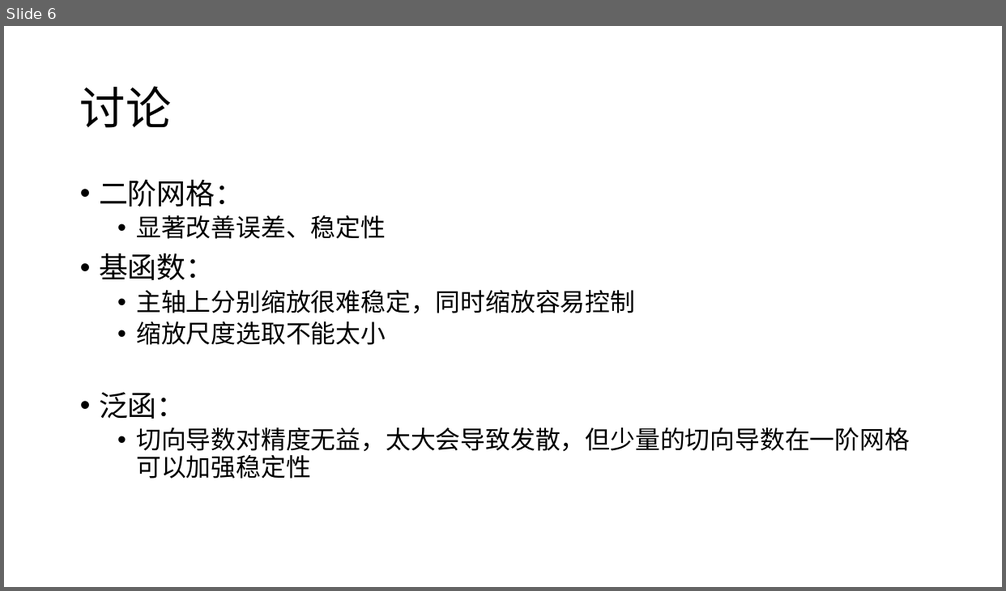
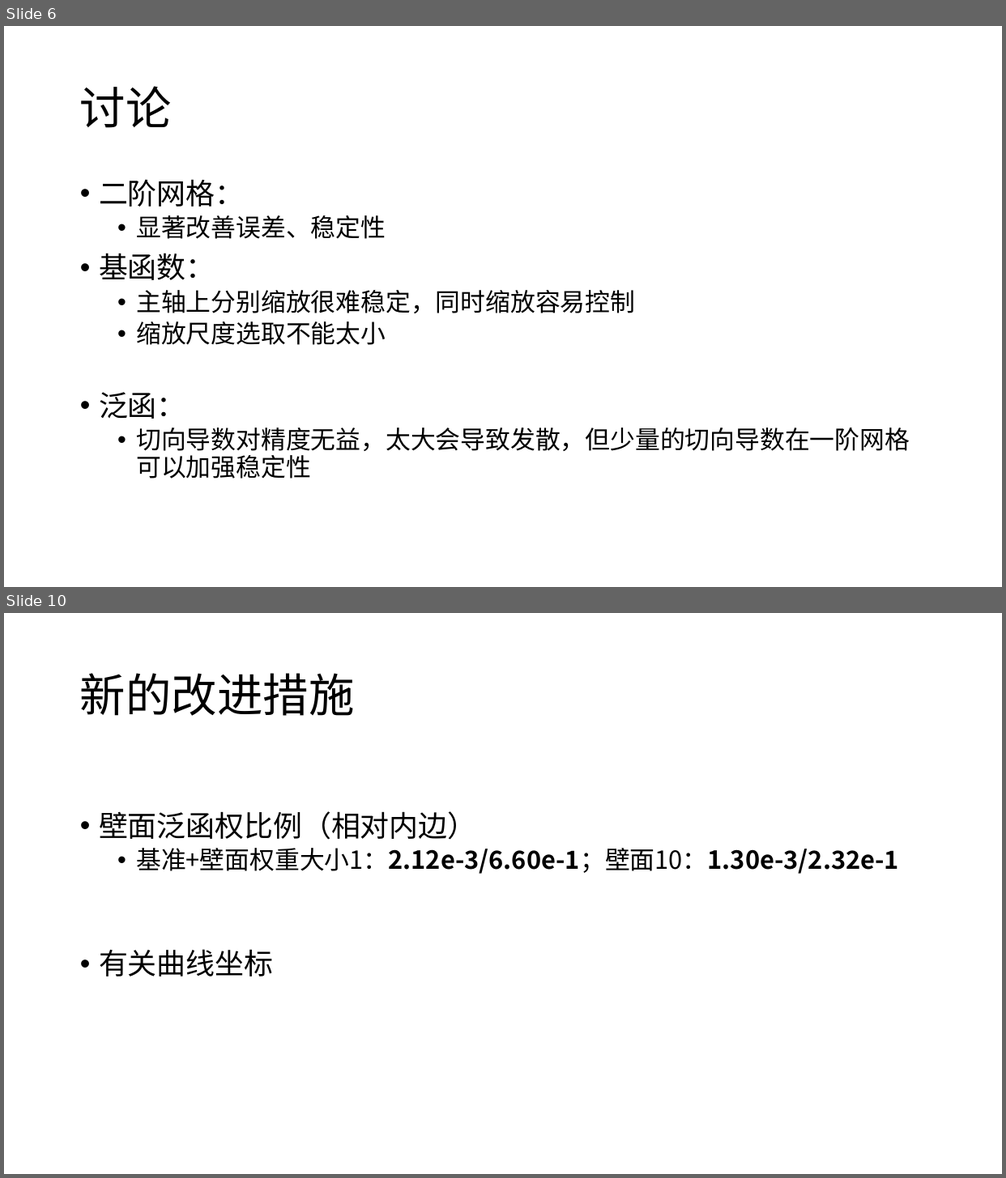
Before and after one commit to harryzhou2000/DNDS, a slide deck: notes/组会20220506.pptx. Shown one above the other, each under a label of ours: slide 6 before the commit, slides 6 and 10 after it; the slides between them are not shown. The pictures are 1006x591 and 1006x1178 pixels, drawn with LibreOffice and Linux fonts; fonts in the diff are those of the drawing. Boxes give left, top, right and bottom in pixels: in the first picture for what was removed or moved away, otherwise in the second. Text is boxed around its words. In the diff, an @@ line names an element or a change of style, - is before the commit and + after.

```diff
--- a/notes/组会20220506.pptx
+++ b/notes/组会20220506.pptx
@@ slide 10 added at (x1=4, y1=613, x2=1002, y2=1174), background #FFFFFF @@
@@ title added at (x1=80, y1=673, x2=355, y2=716), 44 pt, text #000000 @@
+新的改进措施
@@ text added at (x1=99, y1=811, x2=899, y2=977), 24 pt, text #000000 @@
+• 壁面泛函权比例（相对内边）
+  • 基准+壁面权重大小1：2.12e-3/6.60e-1；壁面10：1.30e-3/2.32e-1
+• 有关曲线坐标
```
Also in this commit, not shown: 7 other slides added, 4 other files.
